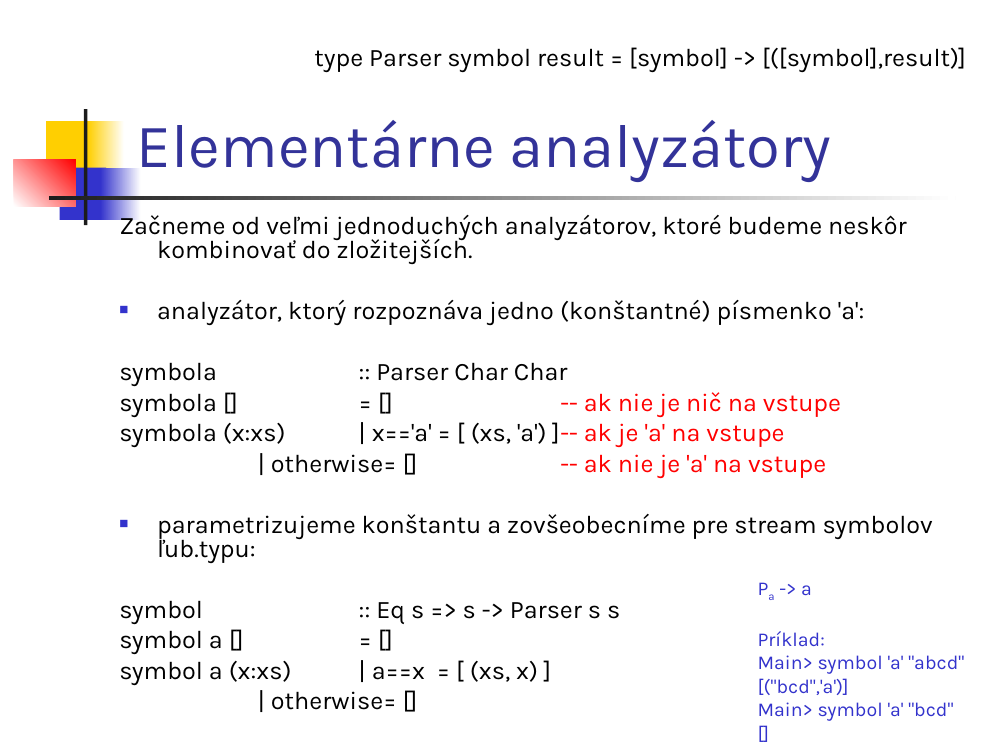
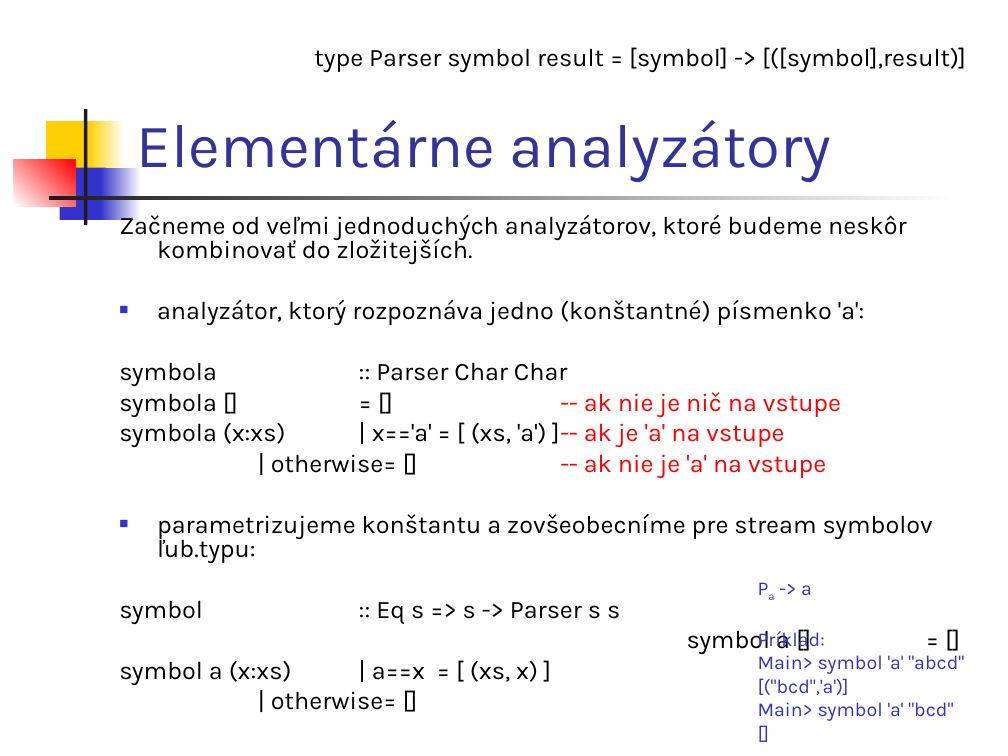
Before and after one commit to Funkcionalne/Prednasky, a slide deck: slide 6 of 09/09_fpro.ppt. Drawn at 1008x756 pixels with LibreOffice and Linux fonts; fonts in the diff are those of the drawing. Boxes give left, top, right and bottom in pixels: in the first picture for what was removed or moved away, otherwise in the second. Text is boxed around its words. In the diff, an @@ line names an element or a change of style, - is before the commit and + after.

```diff
--- a/09/09_fpro.ppt
+++ b/09/09_fpro.ppt
@@ text at [119, 661, 223, 685]: alignment left to right @@
```
Also in this commit, not shown: 7 other slides changed, 4 other files.
